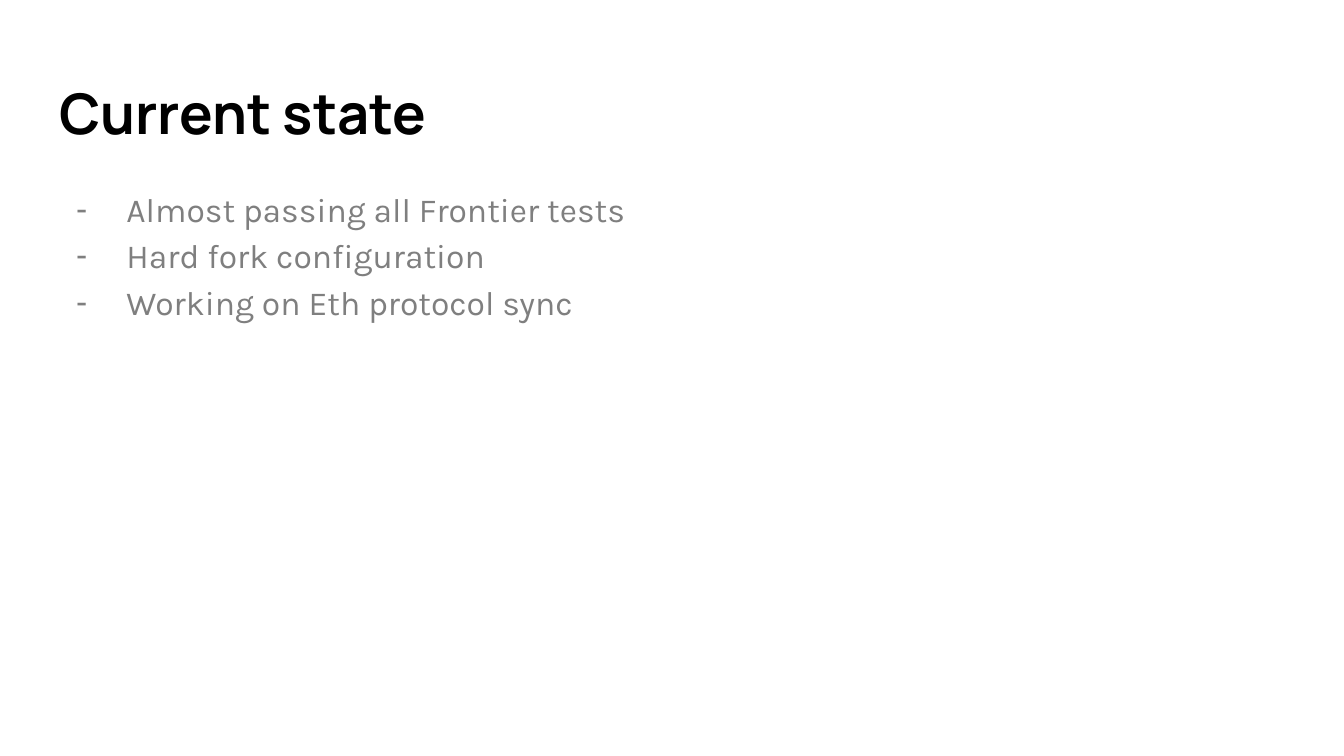
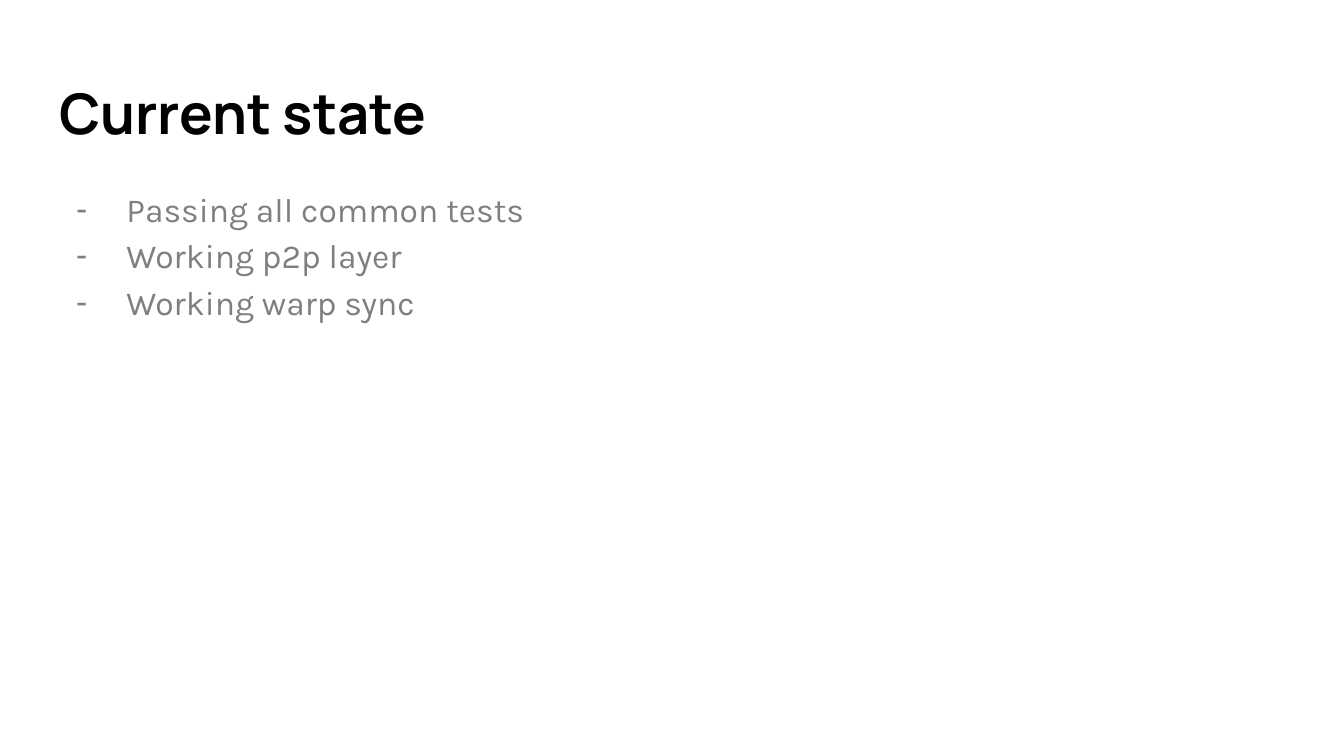
Before and after one commit to ayrat555/talks, a slide deck: slide 33 of mana/Mana.pptx (slide 31 before the commit). Drawn at 1344x756 pixels with LibreOffice and Linux fonts; fonts in the diff are those of the drawing. Boxes give left, top, right and bottom in pixels: in the first picture for what was removed or moved away, otherwise in the second. Text is boxed around its words. In the diff, an @@ line names an element or a change of style, - is before the commit and + after.

```diff
--- a/mana/Mana.pptx
+++ b/mana/Mana.pptx
@@ text at [126,199,524,323]: text changed @@
-– Almost passing all Frontier tests
-– Hard fork configuration
-– Working on Eth protocol sync
+– Passing all common tests
+– Working p2p layer
+– Working warp sync
```
Also in this commit, not shown: 9 slides added, 1 slide removed, 2 other files.
